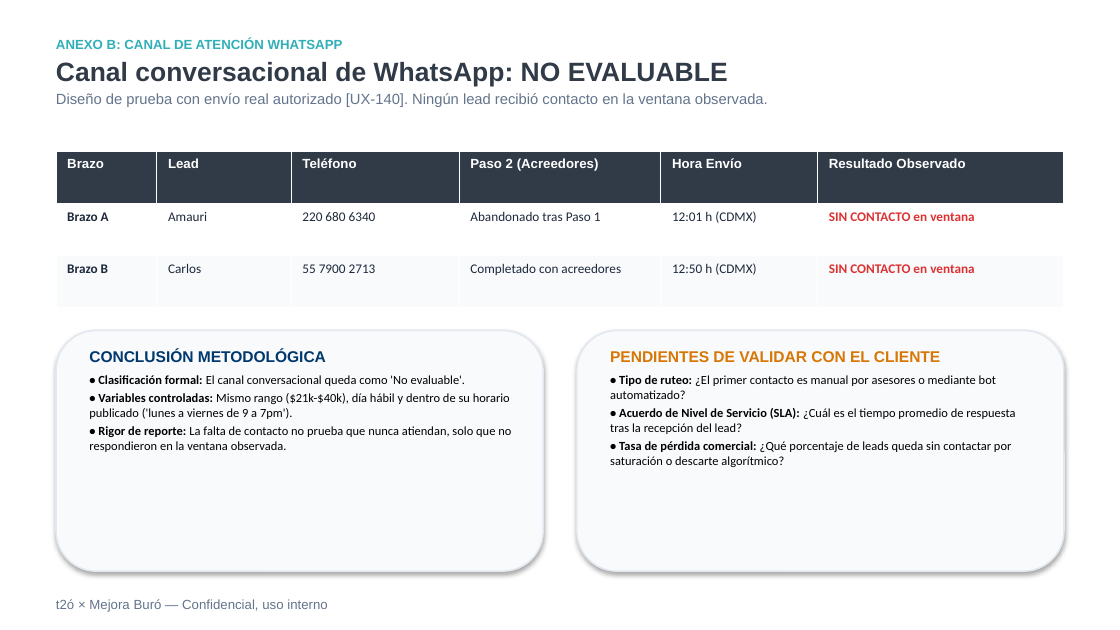
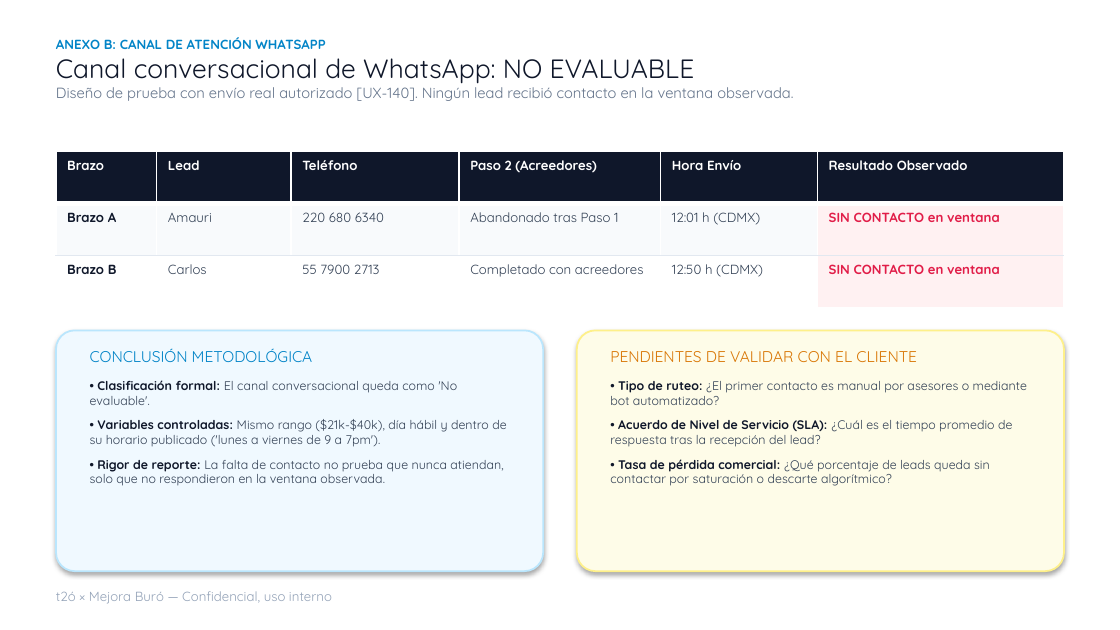
Before and after one commit to AmauriRodriguexX/mejora-tu-buro, a slide deck: slide 24 of entrega-final/auditoria-ux-mejoraburo-t2o.pptx. Drawn at 1120x630 pixels with LibreOffice and Linux fonts; fonts in the diff are those of the drawing; background and template pictures are left out. Boxes give left, top, right and bottom in pixels: in the first picture for what was removed or moved away, otherwise in the second. Text is boxed around its words. In the diff, an @@ line names an element or a change of style, - is before the commit and + after.

```diff
--- a/entrega-final/auditoria-ux-mejoraburo-t2o.pptx
+++ b/entrega-final/auditoria-ux-mejoraburo-t2o.pptx
@@ text "ANEXO B: CANAL DE ATENCIÓN ..." at [56,37,793,101]: font Arial to Quicksand; text colour #30AFB8 to #0284C7 in "ANEXO B: CANAL DE ATENCIÓN WHATSAPP"; text colour #313B48 to #0F172A, bold off in "Canal conversacional de WhatsApp: NO EVALUABLE"; less space between paragraphs @@
@@ table at [56,151,1064,519] @@
@@ fill #313B48 to #0F172A in row 1 @@
@@ fill #FFFFFF to #F8FAFC in 5 cells @@
@@ fill #FFFFFF to #FFF1F2 in row 2, column 6 @@
@@ fill #F8FAFC to #FFFFFF in 5 cells @@
@@ fill #F8FAFC to #FFF1F2 in row 3, column 6 @@
@@ font Arial to Quicksand, highlight none to #0F172A in "Brazo", "Lead", "Teléfono", "Paso 2 (Acreedores)" and 2 more places @@
@@ font Calibri to Quicksand in "Brazo A", "Amauri", "220 680 6340", "Abandonado tras Paso 1" and 8 more places @@
@@ text colour #1E293B to #0F172A in "Brazo A", "Brazo B" @@
@@ highlight none to #F8FAFC in "Brazo A", "Amauri", "220 680 6340", "Abandonado tras Paso 1" and 1 more places @@
@@ text colour #1E293B to #334155 in "Amauri", "220 680 6340", "Abandonado tras Paso 1", "12:01 h (CDMX)" and 4 more places @@
@@ text colour #DC3232 to #E11D48, highlight none to #FFF1F2 in "SIN CONTACTO en ventana", "SIN CONTACTO en ventana" @@
@@ highlight none to #FFFFFF in "Brazo B", "Carlos", "55 7900 2713", "Completado con acreedores" and 1 more places @@
@@ borders changed @@
@@ rounded rectangle at [56,330,543,571]: fill #F8FAFC to #F0F9FF; outline #E2E8F0 1 pt to #BAE6FD 1.13 pt; proportions changed @@
@@ text "CONCLUSIÓN METODOLÓGICA" at [90,348,506,486]: font Arial to Quicksand, text colour #00386E to #0284C7, bold off in "CONCLUSIÓN METODOLÓGICA"; font Calibri to Quicksand; text colour #000000 to #0F172A in "• Clasificación formal:", "• Variables controladas:", "• Rigor de reporte:"; text colour #000000 to #334155 in "El canal conversacional queda como 'No evaluable'.", "Mismo rango ($21k-$40k), día hábil y dentro ...", "La falta de contacto no prueba que ..."; less space between paragraphs; more space between paragraphs @@
@@ rounded rectangle at [577,330,1064,571]: fill #F8FAFC to #FEFCE8; outline #E2E8F0 1 pt to #FEF08A 1.13 pt; proportions changed @@
@@ text "PENDIENTES DE VALIDAR CON EL ..." at [610,351,1027,486]: font Arial to Quicksand, bold off in "PENDIENTES DE VALIDAR CON EL CLIENTE"; font Calibri to Quicksand in "• Tipo de ruteo: ¿El primer contacto ...", "• Acuerdo de Nivel de Servicio (SLA): ...", "• Tasa de pérdida comercial: ¿Qué porcentaje ..."; text colour #000000 to #0F172A in "• Tipo de ruteo:", "• Acuerdo de Nivel de Servicio (SLA):", "• Tasa de pérdida comercial:"; text colour #000000 to #334155 in "¿El primer contacto es manual por asesores ...", "¿Cuál es el tiempo promedio de respuesta ...", "¿Qué porcentaje de leads queda sin contactar ..."; less space between paragraphs; more space between paragraphs @@
@@ text "t2ó × Mejora Buró — ...": place and size @@
-text "t2ó × Mejora Buró — ..." at [56,599,327,612]
+text "t2ó × Mejora Buró — ..." at [56,591,332,604]
@@ text "t2ó × Mejora Buró — ..." at [56,591,332,604]: font Arial to Quicksand, text colour #64748B to #94A3B8 @@
```
Also in this commit, not shown: 22 other slides changed, 1 slide added, 2 slides removed, 5 other files.
